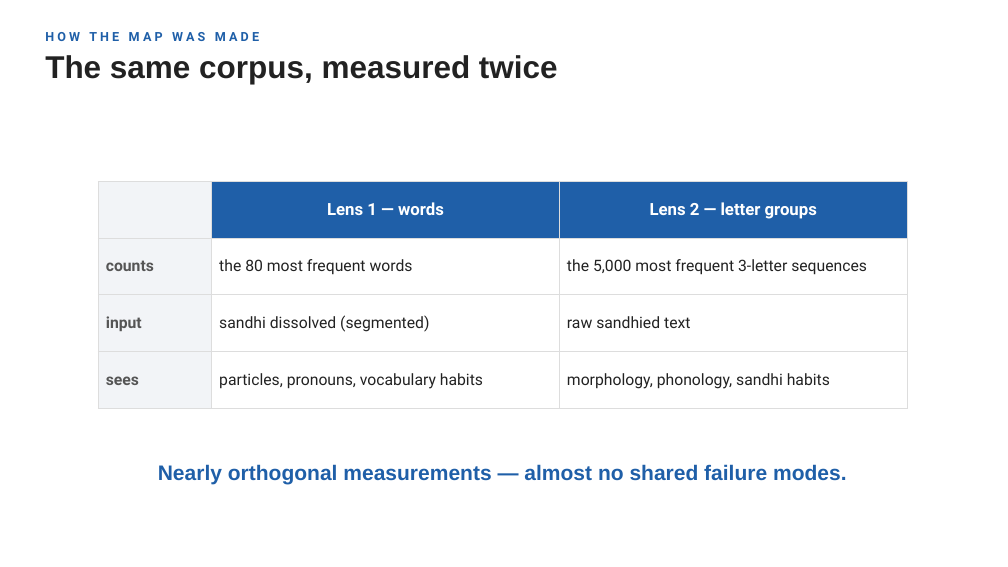
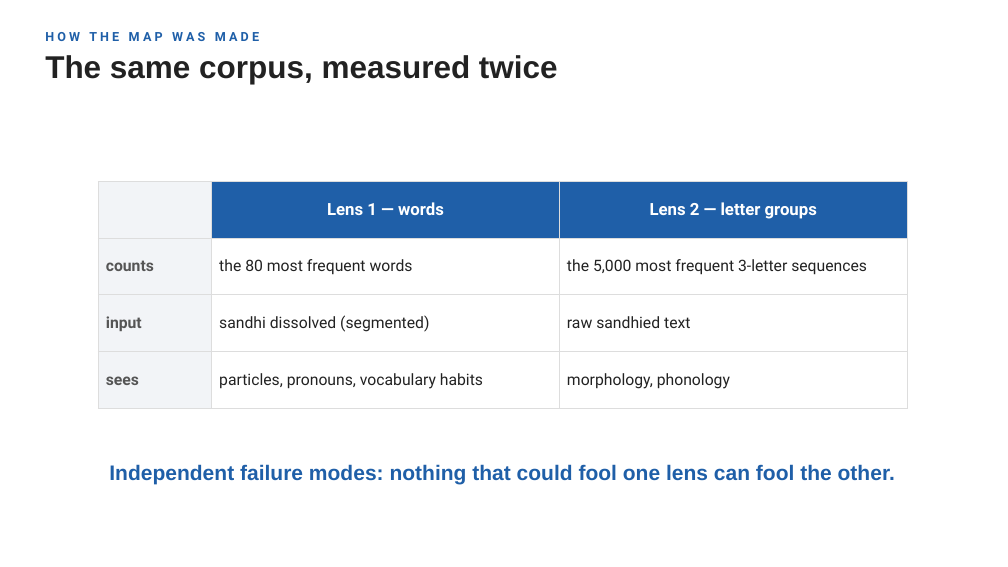
Before and after one commit to kengoharimoto/stylometry-experiments, a slide deck: slide 8 of materials/presentation_2026/chronology_stratification.pptx. Drawn at 1008x567 pixels with LibreOffice and Linux fonts; fonts in the diff are those of the drawing. Boxes give left, top, right and bottom in pixels: in the first picture for what was removed or moved away, otherwise in the second. Text is boxed around its words. In the diff, an @@ line names an element or a change of style, - is before the commit and + after.

```diff
--- a/materials/presentation_2026/chronology_stratification.pptx
+++ b/materials/presentation_2026/chronology_stratification.pptx
@@ table at (98,181,907,393) @@
-row 4, column 3: morphology, phonology, sandhi habits
+row 4, column 3: morphology, phonology
@@ text at (109,464,895,485): text changed @@
-Nearly orthogonal measurements — almost no shared failure modes.
+Independent failure modes: nothing that could fool one lens can fool the other.
```
Also in this commit, not shown: 1 other file.
